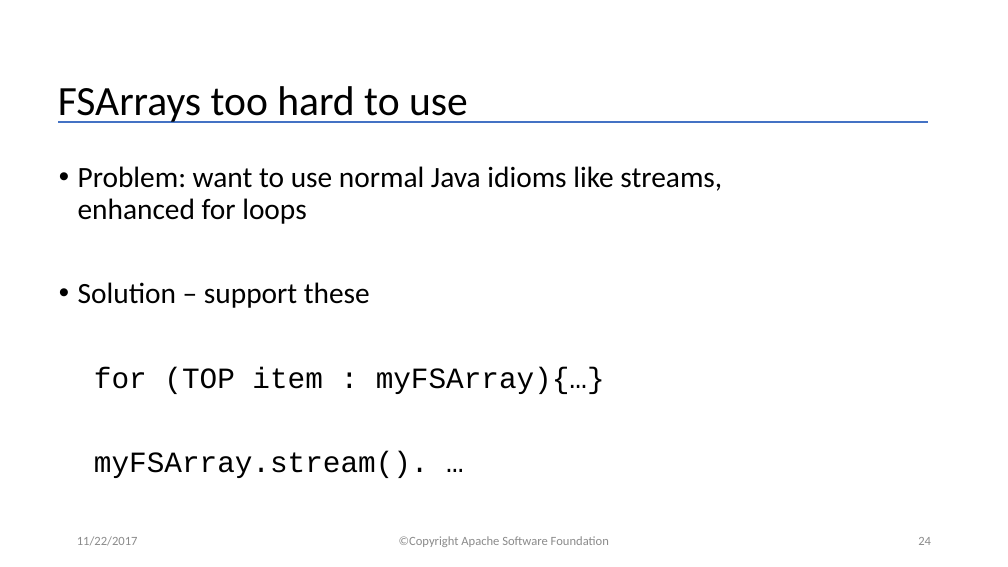
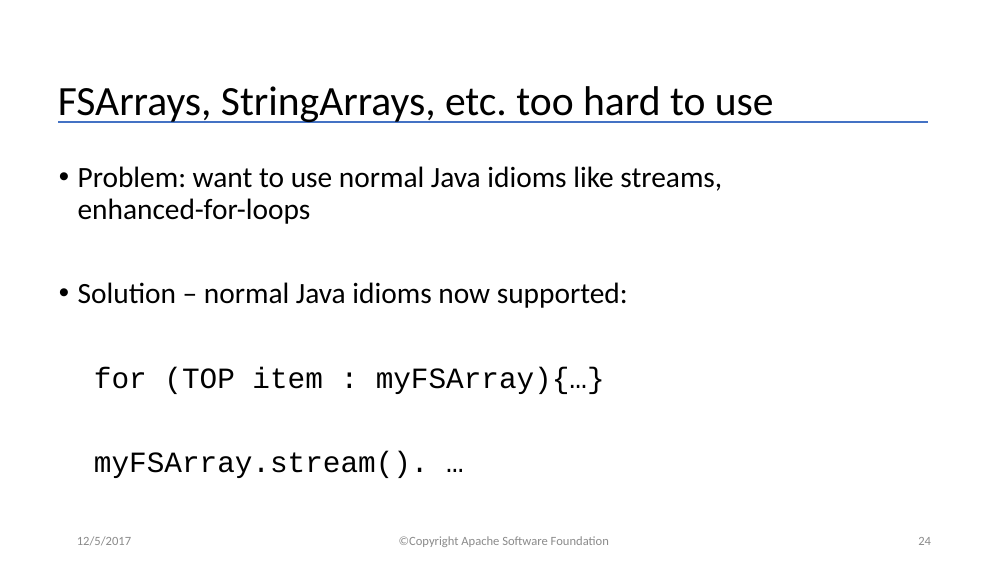
Before and after one commit to apache/uima-site, a slide deck: slide 24 of docs/downloads/uv3/UIMA_V3_Programmers_Solutions.pptx. Drawn at 1008x567 pixels with LibreOffice and Linux fonts; fonts in the diff are those of the drawing. Boxes give left, top, right and bottom in pixels: in the first picture for what was removed or moved away, otherwise in the second. Text is boxed around its words. In the diff, an @@ line names an element or a change of style, - is before the commit and + after.

Commit message:
no jira, general updates to uv3 programmers solution deck

```diff
--- a/docs/downloads/uv3/UIMA_V3_Programmers_Solutions.pptx
+++ b/docs/downloads/uv3/UIMA_V3_Programmers_Solutions.pptx
@@ title at bbox=[58, 86, 774, 123]: text changed @@
-FSArrays too hard to use
+FSArrays, StringArrays, etc. too hard to use
@@ text at bbox=[78, 166, 722, 308]: text changed @@
-• Problem: want to use normal Java idioms like streams, enhanced for loops
-• Solution – support these
+• Problem: want to use normal Java idioms like streams, enhanced-for-loops
+• Solution – normal Java idioms now supported:
@@ text at bbox=[77, 536, 131, 545]: text changed @@
-11/22/2017
+12/5/2017
```
Also in this commit, not shown: 29 other slides changed.
